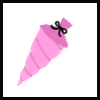
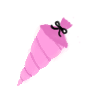
Layer changes from the first 100px x 100px image to the second:
"Layer 1": opacity 100% → 70%, painted on it over [0, 0, 100, 100]
added layer "Layer 3(pasted)" above "Layer 2" over [5, 6, 100, 100]
added layer "Layer 2" (30%) over [0, 0, 100, 100]
